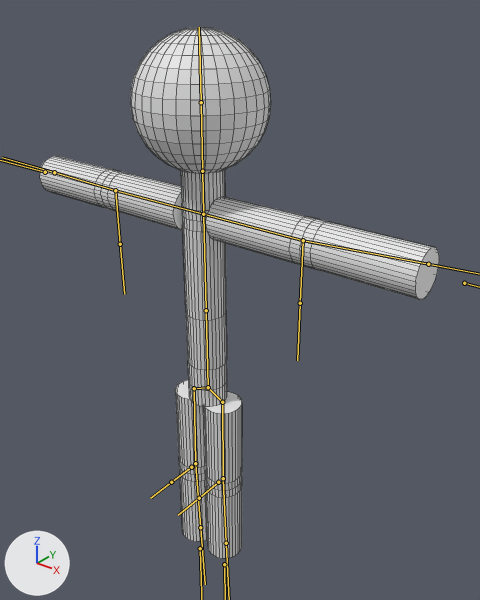
The FBX model Assets/Models/Stickman.fbx, before and after one commit.
One viewpoint serves both versions: a 50 mm lens placed at (3.94, -4.39, 2.97), pointed at (0.2, 0.29, 0.07). Every picture has the same lights, and +X, +Y and +Z are marked at lower left. The bones that bend it are drawn over the model as lines. Mesh edges are drawn as thin lines.
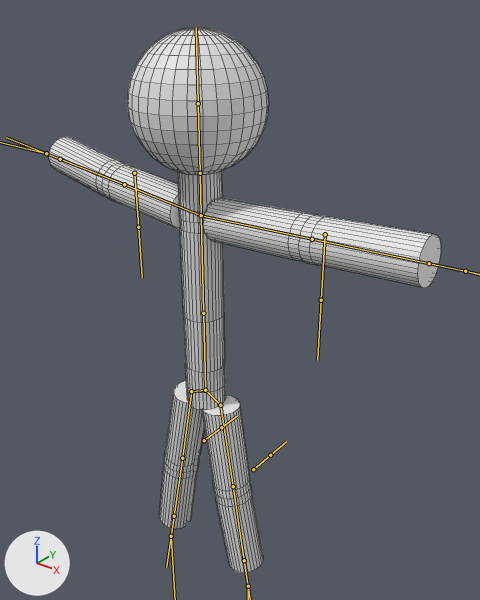
The newer file adds an action. The first version stands in its rest pose; the second is drawn at frame 11 of the action 'Armature|Wall Kick'.

Location of each change, [x1, y1, x2, y2] in pixels of the pictures (480 x 600 px):
'Cylinder', posed: before [40, 27, 439, 558]; after [49, 28, 441, 573]
bone 'UpSpine', root to tip: before (206, 310) to (203, 214); after (203, 313) to (201, 215)
bone 'UpArmR', root to tip: before (203, 214) to (115, 190); after (201, 215) to (312, 239)
bone 'UpArmL', root to tip: before (203, 214) to (303, 240); after (201, 215) to (124, 184)
bone 'LowArmL', root to tip: before (303, 240) to (428, 264); after (124, 184) to (60, 159)
bone 'LowSpine', root to tip: before (206, 310) to (208, 387); after (203, 313) to (205, 390)
bone 'UpLegL', root to tip: before (222, 402) to (223, 478); after (191, 391) to (182, 458)
bone 'LowLegL', root to tip: before (223, 478) to (226, 543); after (182, 458) to (174, 516)
bone 'UpLegR', root to tip: before (194, 388) to (195, 463); after (220, 405) to (233, 486)
bone 'LowLegR', root to tip: before (195, 463) to (200, 527); after (233, 486) to (244, 560)

The edits, one by one:
Bone 'UpSpine' (bone_upspine) moves from (0.0, 0.0, 0.0) to (-0.02, 0.0, -0.05).
Bone 'UpSpine' (bone_upspine) turns from (0, 0, 0) to (0, 180, 0) degrees about its own x, y and z.
Bone 'UpArmR' (bone_uparmr) turns from (0, 0, 0) to (-3, 156, 0) degrees about its own x, y and z.
Bone 'UpArmL' (bone_uparml) turns from (0, 0, 0) to (-7, -125, 2) degrees about its own x, y and z.
Bone 'LowArmL' (bone_lowarml) turns from (0, 0, 0) to (-4, 0, 0) degrees about its own x, y and z.
Bone 'LowSpine' (bone_lowspine) moves from (0.0, 0.0, 0.0) to (-0.02, 0.0, 0.05).
Bone 'LowSpine' (bone_lowspine) turns from (0, 0, 0) to (0, 180, 0) degrees about its own x, y and z.
Bone 'UpLegL' (bone_uplegl) turns from (0, 0, 0) to (-1, -4, 11) degrees about its own x, y and z.
Bone 'LowLegL' (bone_lowlegl) turns from (0, 0, 0) to (3, 0, 0) degrees about its own x, y and z.
Bone 'UpLegR' (bone_uplegr) turns from (0, 0, 0) to (-1, -1, -9) degrees about its own x, y and z.
Bone 'LowLegR' (bone_lowlegr) turns from (0, 0, 0) to (3, 0, 0) degrees about its own x, y and z.
